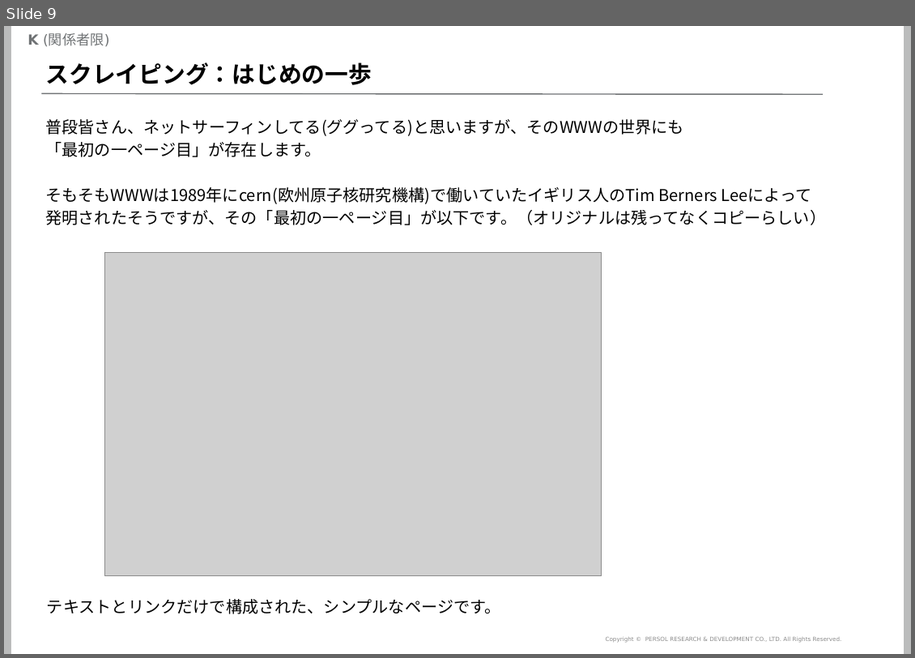
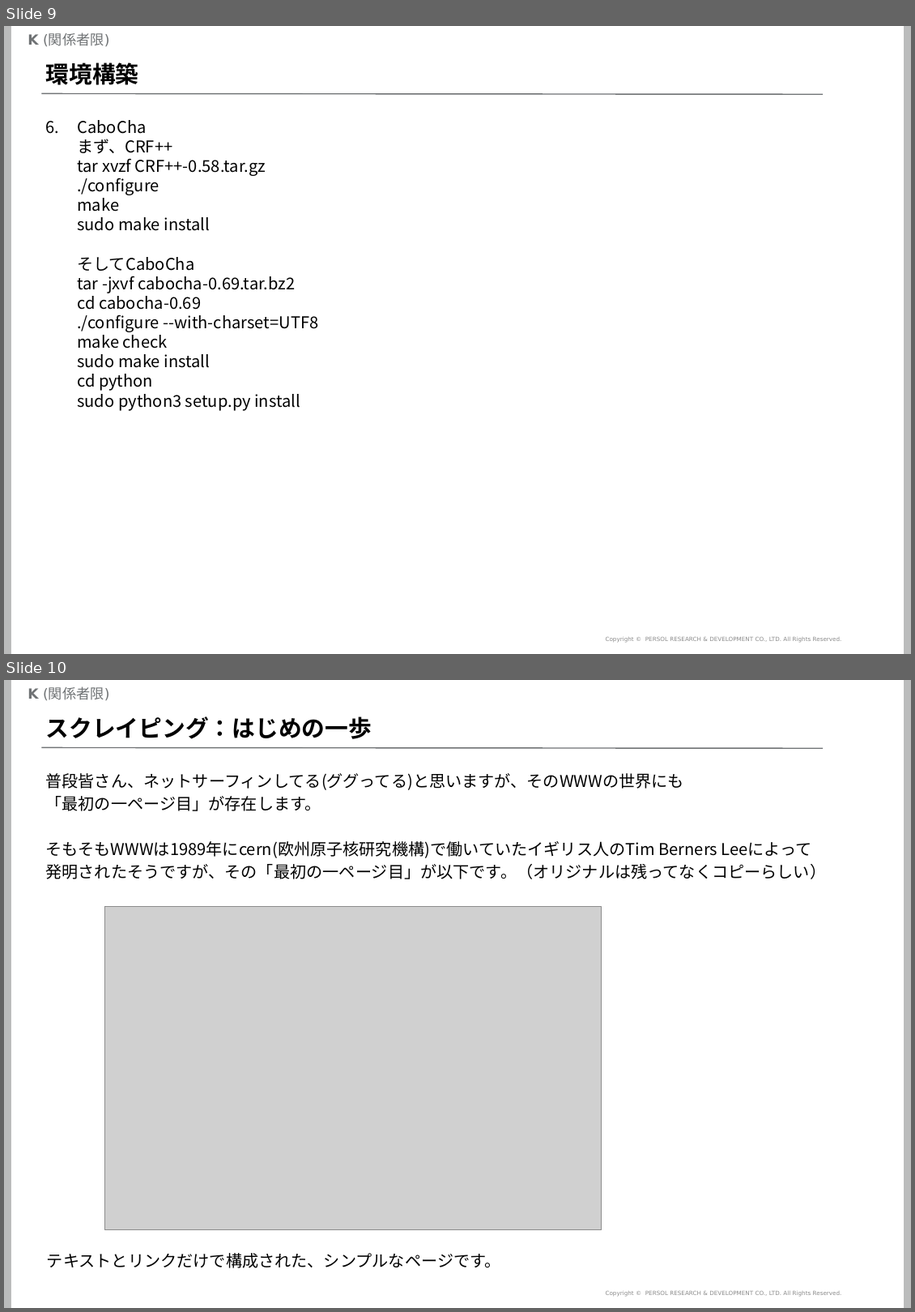
Before and after one commit to mogrodown/python_session, a slide deck: doc/python中級講座_2020.pptx. Shown one above the other, each under a label of ours: slide 9 before the commit, slides 9 and 10 after it. The pictures are 915x658 and 915x1312 pixels, drawn with LibreOffice and Linux fonts; fonts in the diff are those of the drawing; grey boxes stand for pictures; background and template pictures are left out. Boxes give left, top, right and bottom in pixels: in the first picture for what was removed or moved away, otherwise in the second. Text is boxed around its words. In the diff, an @@ line names an element or a change of style, - is before the commit and + after.

```diff
--- a/doc/python中級講座_2020.pptx
+++ b/doc/python中級講座_2020.pptx
@@ slide 9 added at <box>4,26,911,654</box>, background #FFFFFF; not listed: 5 template elements that a slide beside it also shows @@
@@ title added at <box>46,62,139,85</box>, 20 pt, text #000000, bold @@
+環境構築
@@ text added at <box>77,120,318,411</box>, 14 pt, text #000000 @@
+6. CaboCha
+   まず、CRF++
+   tar xvzf CRF++-0.58.tar.gz
+   ./configure
+   make
+   sudo make install
+   そしてCaboCha
+   tar -jxvf cabocha-0.69.tar.bz2
+   cd cabocha-0.69
+   ./configure --with-charset=UTF8
+   make check
+   sudo make install
+   cd python
+   sudo python3 setup.py install
@@ what was slide 9 is now slide 10 @@
```
Also in this commit, not shown: 3 slides changed, 3 other slides added, 1 slide removed, 1 other file.
